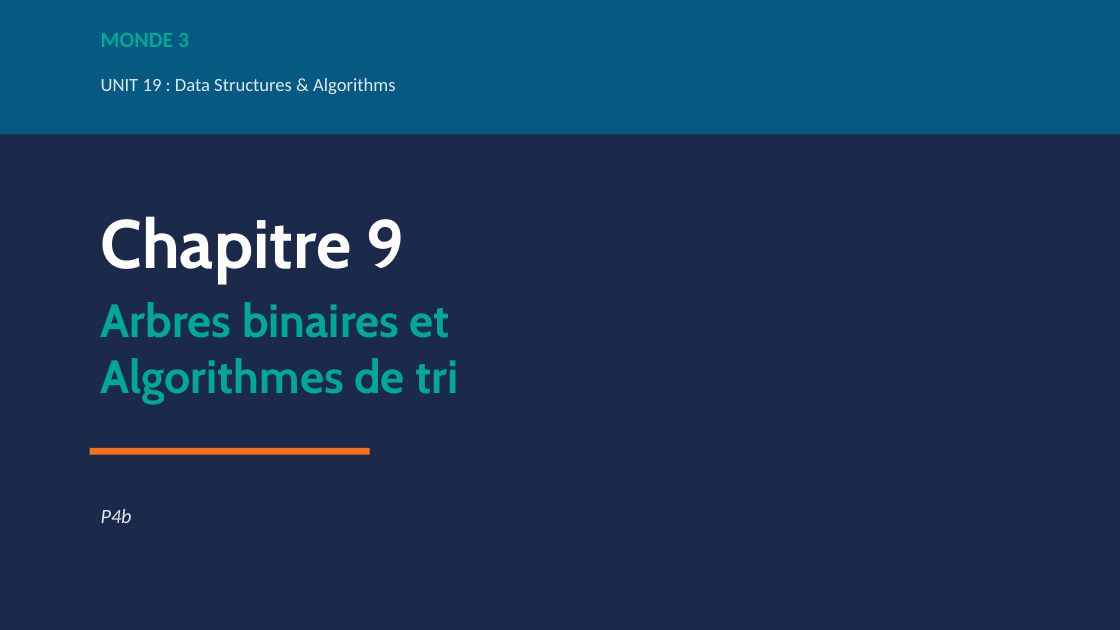
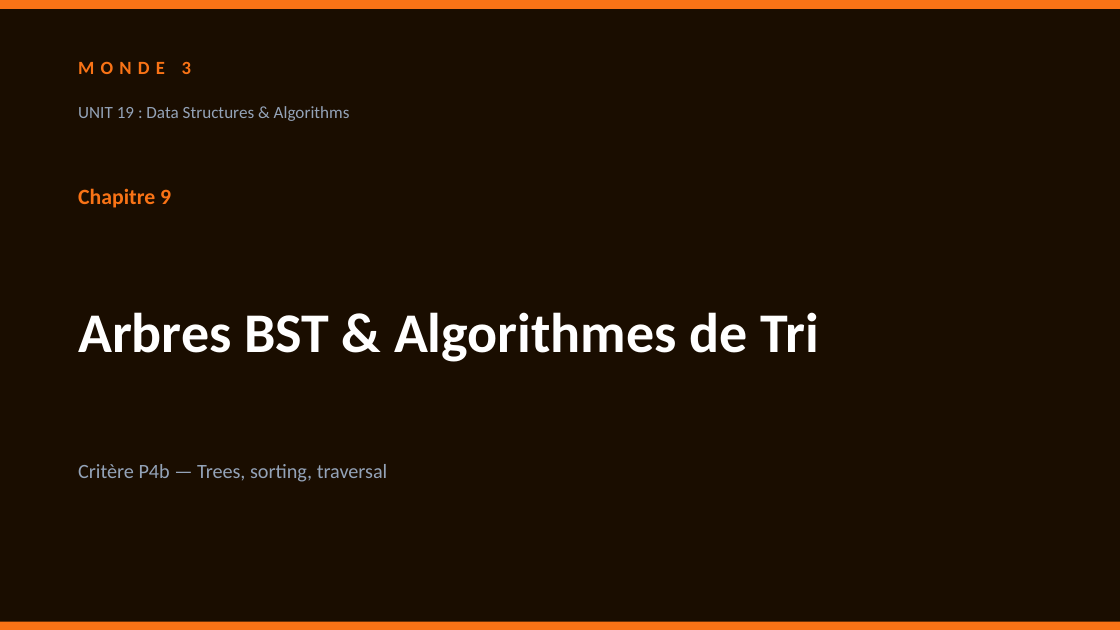
Before and after one commit to mbiTati/unit19-gamifie, a slide deck: slide 1 of docs/pptx/Ch9_P4b_Tree_Sorting.pptx. Drawn at 1120x630 pixels with LibreOffice and Linux fonts; fonts in the diff are those of the drawing. Boxes give left, top, right and bottom in pixels: in the first picture for what was removed or moved away, otherwise in the second. Text is boxed around its words. In the diff, an @@ line names an element or a change of style, - is before the commit and + after.

```diff
--- a/docs/pptx/Ch9_P4b_Tree_Sorting.pptx
+++ b/docs/pptx/Ch9_P4b_Tree_Sorting.pptx
@@ background #1B2A4A to #1A0D00 @@
@@ rectangle: place and size @@
-rectangle at (0,0,1120,134)
+rectangle at (0,0,1120,9)
@@ rectangle at (0,0,1120,9): fill #065A82 to #F97316 @@
@@ text "MONDE 3": place and size @@
-text "MONDE 3" at (101,33,189,47)
+text "MONDE 3" at (78,61,191,74)
@@ text "MONDE 3" at (78,61,191,74): size 14 to 12 pt, text colour #00A896 to #F97316, letter spacing 0 to 4 pt @@
@@ text "UNIT 19 : Data Structures ...": place and size @@
-text "UNIT 19 : Data Structures ..." at (101,78,396,94)
+text "UNIT 19 : Data Structures ..." at (78,106,350,121)
@@ text "UNIT 19 : Data Structures ..." at (78,106,350,121): size 12 to 11 pt, text colour #E2E8F0 to #94A3B8 @@
@@ text "Chapitre 9": place and size @@
-text "Chapitre 9" at (101,216,406,283)
+text "Chapitre 9" at (78,188,171,208)
@@ text "Chapitre 9" at (78,188,171,208): size 44 to 14 pt, font Cabin to Calibri, text colour #FFFFFF to #F97316 @@
@@ text at (78,312,818,362): text changed; size 30 to 36 pt; font Cabin to Calibri; text colour #00A896 to #FFFFFF @@
-Arbres binaires et
-Algorithmes de tri
+Arbres BST & Algorithmes de Tri
@@ rectangle removed at (90,448,370,455) @@
@@ text added at (78,464,388,482), 13 pt, text #94A3B8 @@
+Critère P4b — Trees, sorting, traversal
@@ text removed at (101,509,132,523) @@
-P4b
@@ rectangle added at (0,622,1120,630), fill #F97316 @@
```
Also in this commit, not shown: 4 slides added, 4 slides removed, 13 other files.
